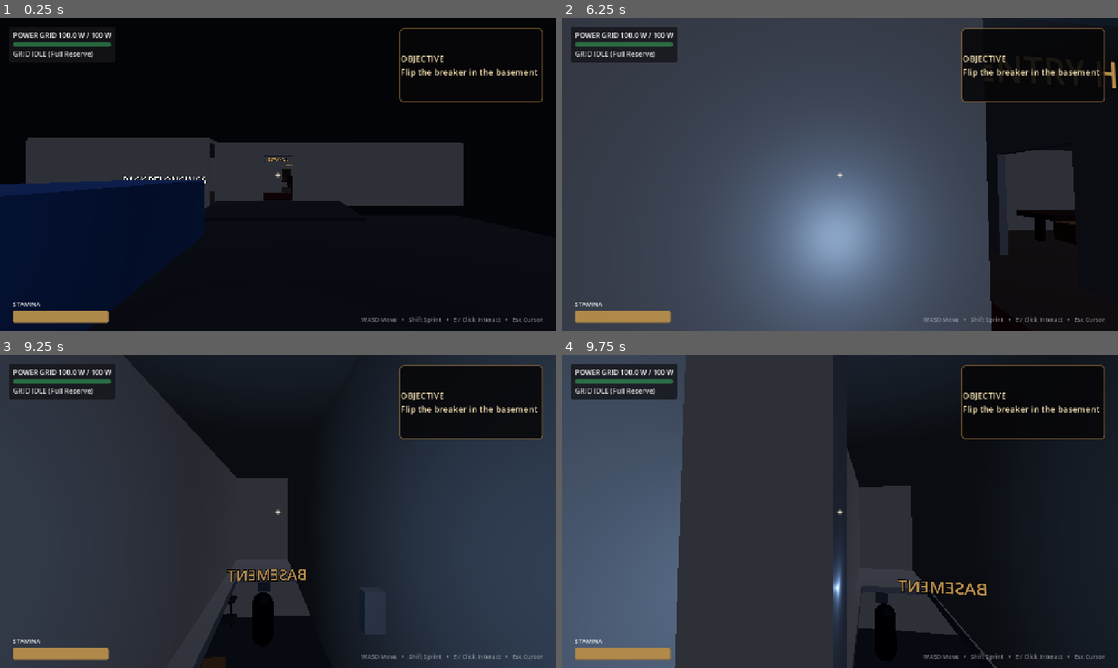
Above: before the commit, frames 1-4 (two rows, left to right).
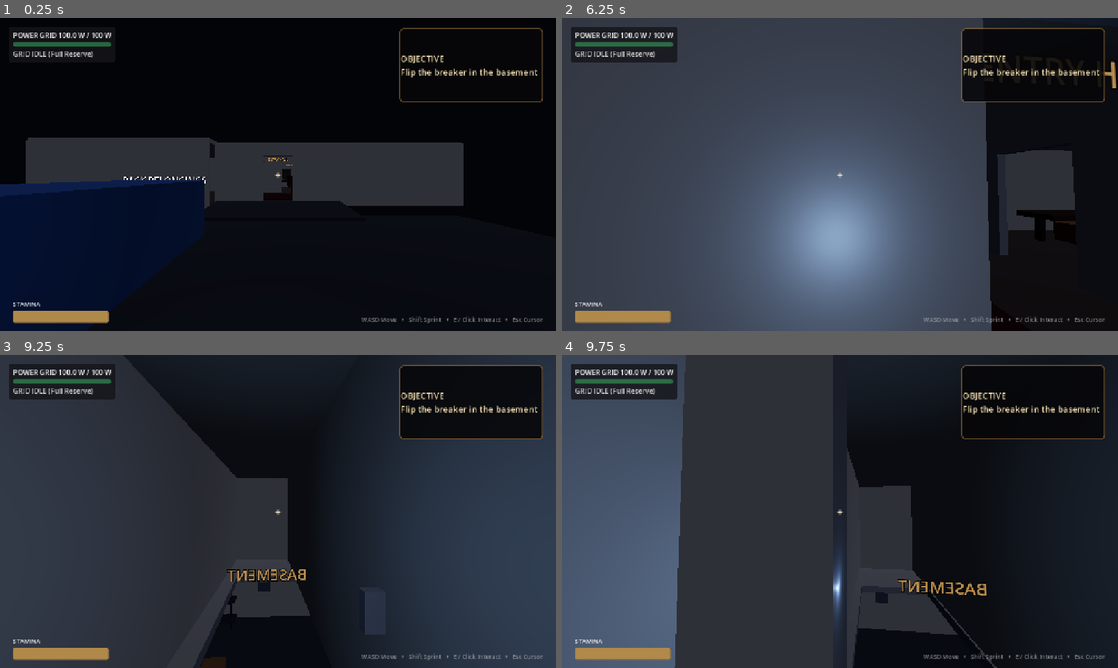
Above: after the commit, the same moments.

Repository: GameDevRocky/project-3
Game: Godot game, scene res://systems/core/main.tscn
The game is run twice, just before and just after one commit, with the same random seed, the same clock (stepped at 60 frames per second) and the same inputs.
Inputs (mouse positions are in pixels of both pictures, inside the frame that each line leads up to):
- Up to frame 1 (0.25 s): no input
- Up to frame 2 (6.25 s): tap Enter (ui_accept) at 0.5, 0.77, 1.52, 3.02, 3.77, 4.52, 5, 5.75, 6.02 s; move the mouse to (834, 180) at 0.52 s; hold E (interact) 0.53-1.28 s; hold W (move_forward) 0.53-2.78 s; click (834, 180) at 0.67 s; move the mouse to (878, 177) at 1.27 s; tap Shift (sprint) at 1.35 s; move the mouse to (795, 171) at 2.02 s; tap Q at 2.1 s; move the mouse to (845, 174) at 2.77 s; hold A (move_left) 2.78-3.53 s; tap Ctrl at 2.85 s; click (845, 174) at 2.92 s; move the mouse to (817, 168) at 3.52 s; hold W (move_forward) 3.53-5.78 s; tap Alt at 3.6 s; move the mouse to (867, 174) at 4.27 s; tap Keypad Enter at 4.35 s; move the mouse to (812, 174) at 5.02 s; tap C at 5.1 s; click (812, 174) at 5.17 s; move the mouse to (851, 168) at 5.77 s; hold D (move_right) from 5.78 s (still down); tap X at 5.85 s
- Up to frame 3 (9.25 s): move the mouse to (272, 517) at 6.52 s; release D (move_right) at 6.53 s; hold W (move_forward) 6.53-8.78 s; tap G at 6.6 s; tap Enter (ui_accept) at 6.77, 7.52, 9.02 s; move the mouse to (316, 514) at 7.27 s; tap T at 7.35 s; click (316, 514) at 7.42 s; move the mouse to (233, 508) at 8.02 s; tap H at 8.1 s; move the mouse to (283, 511) at 8.77 s; hold A (move_left) from 8.78 s (still down); tap B at 8.85 s
- Up to frame 4 (9.75 s): move the mouse to (817, 505) at 9.52 s; release A (move_left) at 9.53 s; hold W (move_forward) from 9.53 s (still down); hold E (interact) from 9.53 s (still down); click (817, 505) at 9.67 s

Frames 1-2 are identical in both runs. In frame 3, 0.3% of the frame differs, in the area x 45-50%, y 75-84%; in frame 4, 0.3%, in the area x 56-60%, y 79-88%.

Commit message:
ghost: hide shadow mesh and disable collision while dormant

Diff:
--- a/systems/ghost/ghost_monster.gd
+++ b/systems/ghost/ghost_monster.gd
@@ -34,8 +34,7 @@
 func _ready() -> void:
 	add_to_group("ghost")
 	add_to_group("mcp_watch")
-	collision_layer = 4 # Layer 3 (monster)
-	collision_mask = 2  # The entity phases through the house, but still detects the player.
+	_apply_dormancy_state()
 
 func _physics_process(delta: float) -> void:
 	if _dormant:
@@ -67,6 +66,20 @@
 	else:
 		mode = GameTypes.GhostMode.FREE_ROAM
 		_has_killed_target = false
+	_apply_dormancy_state()
+
+func _apply_dormancy_state() -> void:
+	if _dormant:
+		mode = GameTypes.GhostMode.DORMANT
+		collision_layer = 0
+		collision_mask = 0
+		if shadow_mesh != null:
+			shadow_mesh.visible = false
+	else:
+		collision_layer = 4 # Layer 3 (monster)
+		collision_mask = 2  # The entity phases through the house, but still detects the player.
+		if shadow_mesh != null and mode != GameTypes.GhostMode.PAINTING_BOUND:
+			shadow_mesh.visible = true
 
 func set_target_player(player: Node3D) -> void:
 	_target_player = player
--- a/tests/ghost/test_ghost_behavior.gd
+++ b/tests/ghost/test_ghost_behavior.gd
@@ -98,3 +98,17 @@
 	for index: int in range(20):
 		ghost._physics_process(0.1)
 	assert_lte(ghost.global_position.z, -0.35, "A roaming ghost cannot cross the front threshold")
+
+func test_ghost_hidden_and_non_colliding_when_dormant() -> void:
+	var ghost: GhostMonster = GhostMonsterScene.instantiate()
+	add_child_autoqfree(ghost)
+	assert_true(ghost._dormant)
+	assert_false(ghost.shadow_mesh.visible, "Ghost shadow mesh should be hidden when dormant")
+	assert_eq(ghost.collision_layer, 0, "Dormant ghost should have no collision layer")
+	assert_eq(ghost.collision_mask, 0, "Dormant ghost should have no collision mask")
+
+	ghost.set_monster_dormant(false)
+	assert_false(ghost._dormant)
+	assert_true(ghost.shadow_mesh.visible, "Active ghost shadow mesh should be visible")
+	assert_eq(ghost.collision_layer, 4, "Active ghost should have monster collision layer")
+	assert_eq(ghost.collision_mask, 2, "Active ghost should have player collision mask")
Not shown, changed: docs/PROGRESS.md
Not shown, added: docs/features/integration/07-minor-bug-fix/00-brainstorm.md
Not shown, added: docs/features/integration/07-minor-bug-fix/01-spec.md
Not shown, added: docs/features/integration/07-minor-bug-fix/02-plan.md
Not shown, added: docs/features/integration/07-minor-bug-fix/03-todo.md
